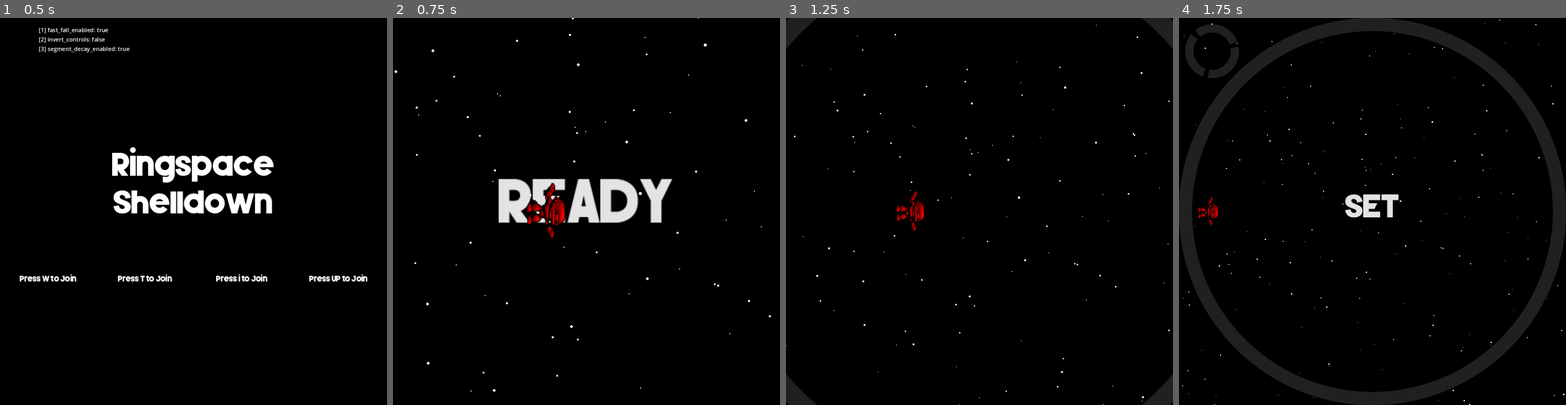
Above: before the commit, frames 1-4 (left to right).
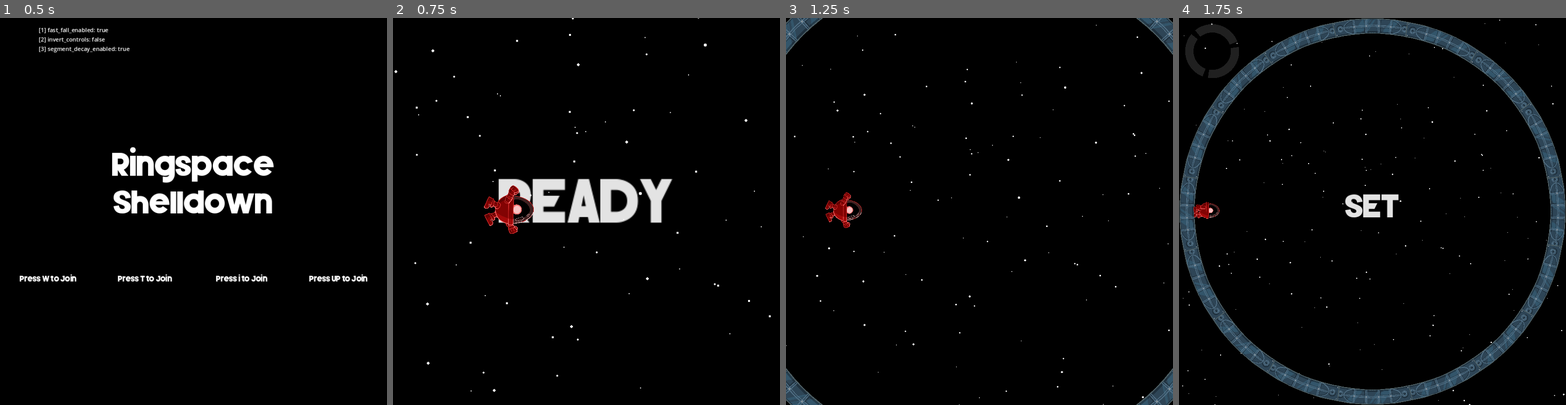
Above: after the commit, the same moments.

Repository: hwacha/ringspace_shelldown
Game: Godot game, scene res://scenes/opening_screen.tscn
Two runs of this game, one before a commit and one after it. Both use one fixed random seed, a clock stepped at 60 frames per second and the inputs below.
Inputs:
- Up to frame 1 (0.5 s): no input
- Up to frame 2 (0.75 s): tap W at 0.5 s; tap Enter (ui_accept) at 0.6 s
- Up to frame 3 (1.25 s): tap Enter (ui_accept) at 0.77, 1.07 s
- Up to frame 4 (1.75 s): tap Enter (ui_accept) at 1.35, 1.52 s

Frame 1 is identical in both runs. In frame 2, 1.4% of the frame differs, in the area x 23-45%, y 42-57%; in frame 3, 2.3%; in frame 4, 13%, in the area x 0-100%, y 0-100%.

Commit message:
add initial custom crust segment

Diff:
--- a/scenes/CrustSegment.tscn
+++ b/scenes/CrustSegment.tscn
@@ -1,7 +1,8 @@
-[gd_scene load_steps=6 format=3 uid="uid://dyffdrfd3y8kk"]
+[gd_scene load_steps=11 format=3 uid="uid://dyffdrfd3y8kk"]
 
 [ext_resource type="Script" path="res://scripts/CrustSegment.gd" id="1"]
 [ext_resource type="Texture2D" uid="uid://be7f25jo1583g" path="res://assets/warning-28-xxl.png" id="2"]
+[ext_resource type="Texture2D" uid="uid://x6vqgqnp57i2" path="res://assets/Ring.png" id="2_kxank"]
 [ext_resource type="AudioStream" uid="uid://jm5c8xsyqmwq" path="res://assets/ring_game_segment_alarm.wav" id="3"]
 
 [sub_resource type="Animation" id="1"]
@@ -10,7 +11,7 @@
 tracks/0/type = "value"
 tracks/0/imported = false
 tracks/0/enabled = true
-tracks/0/path = NodePath("Sprite2D:visible")
+tracks/0/path = NodePath("Warning:visible")
 tracks/0/interp = 1
 tracks/0/loop_wrap = true
 tracks/0/keys = {
@@ -49,7 +50,20 @@
 "segment_destroy": SubResource("1")
 }
 
+[sub_resource type="RectangleShape2D" id="RectangleShape2D_33m3i"]
+size = Vector2(36, 36)
+
+[sub_resource type="RectangleShape2D" id="RectangleShape2D_q8cqb"]
+size = Vector2(36, 36)
+
+[sub_resource type="RectangleShape2D" id="RectangleShape2D_q4qsg"]
+size = Vector2(36, 36)
+
+[sub_resource type="RectangleShape2D" id="RectangleShape2D_gcwqd"]
+size = Vector2(36, 36)
+
 [node name="CrustSegment" type="StaticBody2D"]
+rotation = -1.5708
 script = ExtResource("1")
 is_flash_on = true
 
@@ -58,10 +72,38 @@
 "": SubResource("AnimationLibrary_3l7tr")
 }
 
-[node name="Sprite2D" type="Sprite2D" parent="."]
-position = Vector2(0, -8)
+[node name="Ring" type="Sprite2D" parent="."]
+scale = Vector2(0.1, 0.1)
+texture = ExtResource("2_kxank")
+
+[node name="Warning" type="Sprite2D" parent="."]
+position = Vector2(0, -88)
 scale = Vector2(0.3, 0.298438)
 texture = ExtResource("2")
+
+[node name="CollisionShape2D" type="CollisionShape2D" parent="."]
+position = Vector2(0, 4)
+shape = SubResource("RectangleShape2D_33m3i")
+
+[node name="CollisionShape2D2" type="CollisionShape2D" parent="."]
+position = Vector2(-37, 2)
+rotation = 0.0890118
+shape = SubResource("RectangleShape2D_q8cqb")
+
+[node name="CollisionShape2D3" type="CollisionShape2D" parent="."]
+position = Vector2(-73, -3)
+rotation = 0.176278
+shape = SubResource("RectangleShape2D_q4qsg")
+
+[node name="CollisionShape2D4" type="CollisionShape2D" parent="."]
+position = Vector2(37, 2)
+rotation = -0.0890118
+shape = SubResource("RectangleShape2D_gcwqd")
+
+[node name="CollisionShape2D5" type="CollisionShape2D" parent="."]
+position = Vector2(74, -3)
+rotation = -0.176278
+shape = SubResource("RectangleShape2D_gcwqd")
 
 [node name="Alarm" type="AudioStreamPlayer2D" parent="."]
 stream = ExtResource("3")
--- a/scenes/Player.tscn
+++ b/scenes/Player.tscn
@@ -1,49 +1,20 @@
-[gd_scene load_steps=23 format=3 uid="uid://b43fpm1uymldf"]
+[gd_scene load_steps=18 format=3 uid="uid://b43fpm1uymldf"]
 
 [ext_resource type="Script" path="res://scripts/Player.gd" id="1"]
-[ext_resource type="Texture2D" uid="uid://cg46x5udpdu3b" path="res://assets/daxbotsheet.png" id="2"]
+[ext_resource type="Texture2D" uid="uid://kc104urk51tg" path="res://assets/Idle.PNG" id="2_t2xe0"]
+[ext_resource type="Texture2D" uid="uid://dqa4so3434a6d" path="res://assets/Fall.PNG" id="3_q0uvc"]
 [ext_resource type="Texture2D" uid="uid://bwlrdwotfb8xv" path="res://assets/hero-2-circle.png" id="3_yudyd"]
 [ext_resource type="AudioStream" uid="uid://dm4vxiqb7oit5" path="res://assets/121645028-video-game-jump-sound-effect-1.wav" id="4"]
+[ext_resource type="Texture2D" uid="uid://du423aadqqah3" path="res://assets/Crouch before jump.PNG" id="4_ud4lb"]
 [ext_resource type="AudioStream" uid="uid://grfls847bx6u" path="res://assets/ring_game_death_sound.wav" id="5"]
+[ext_resource type="Texture2D" uid="uid://bmphhqucs0kfu" path="res://assets/Run.PNG" id="5_thlnb"]
 [ext_resource type="AudioStream" uid="uid://bgkhlkm6fuxo4" path="res://assets/ring_game_fast_fall.wav" id="6"]
-
-[sub_resource type="AtlasTexture" id="3"]
-atlas = ExtResource("2")
-region = Rect2(0, 4, 64, 67)
-
-[sub_resource type="AtlasTexture" id="4"]
-atlas = ExtResource("2")
-region = Rect2(192, 138, 64, 67)
-
-[sub_resource type="AtlasTexture" id="5"]
-atlas = ExtResource("2")
-region = Rect2(0, 4, 64, 67)
-
-[sub_resource type="AtlasTexture" id="6"]
-atlas = ExtResource("2")
-region = Rect2(64, 138, 64, 67)
-
-[sub_resource type="AtlasTexture" id="7"]
-atlas = ExtResource("2")
-region = Rect2(128, 138, 64, 67)
-
-[sub_resource type="AtlasTexture" id="9"]
-atlas = ExtResource("2")
-region = Rect2(64, 71, 64, 67)
-
-[sub_resource type="AtlasTexture" id="10"]
-atlas = ExtResource("2")
-region = Rect2(128, 71, 64, 67)
-
-[sub_resource type="AtlasTexture" id="11"]
-atlas = ExtResource("2")
-region = Rect2(192, 71, 64, 67)
 
 [sub_resource type="SpriteFrames" id="12"]
 animations = [{
 "frames": [{
 "duration": 1.0,
-"texture": SubResource("3")
+"texture": ExtResource("2_t2xe0")
 }],
 "loop": true,
 "name": &"default",
@@ -51,7 +22,7 @@
 }, {
 "frames": [{
 "duration": 1.0,
-"texture": SubResource("4")
+"texture": ExtResource("3_q0uvc")
 }],
 "loop": true,
 "name": &"falling",
@@ -59,30 +30,15 @@
 }, {
 "frames": [{
 "duration": 1.0,
-"texture": SubResource("5")
-}, {
-"duration": 1.0,
-"texture": SubResource("6")
-}, {
-"duration": 1.0,
-"texture": SubResource("7")
+"texture": ExtResource("4_ud4lb")
 }],
-"loop": true,
+"loop": false,
 "name": &"jumping",
-"speed": 20.0
+"speed": 5.0
 }, {
 "frames": [{
 "duration": 1.0,
-"texture": SubResource("9")
-}, {
-"duration": 1.0,
-"texture": SubResource("10")
-}, {
-"duration": 1.0,
-"texture": SubResource("11")
-}, {
-"duration": 1.0,
-"texture": SubResource("10")
+"texture": ExtResource("5_thlnb")
 }],
 "loop": true,
 "name": &"running",
@@ -90,13 +46,13 @@
 }]
 
 [sub_resource type="RectangleShape2D" id="18"]
-size = Vector2(17.9533, 56.0345)
+size = Vector2(30.754, 71.639)
 
-[sub_resource type="RectangleShape2D" id="2"]
-size = Vector2(19.7487, 10.5)
+[sub_resource type="RectangleShape2D" id="RectangleShape2D_p7vnx"]
+size = Vector2(42.659, 15.377)
 
 [sub_resource type="CircleShape2D" id="13"]
-radius = 13.7642
+radius = 19.0
 
 [sub_resource type="Curve" id="Curve_nrnvk"]
 _data = [Vector2(0, 0.0282052), 0.0, 0.0, 0, 0, Vector2(1, 0), 0.0, 0.0, 0, 0]
@@ -114,21 +70,22 @@
 scale_curve = SubResource("CurveTexture_b8w18")
 
 [sub_resource type="CapsuleShape2D" id="19"]
-radius = 11.9689
-height = 56.0345
+radius = 20.0
+height = 72.0
 
 [node name="Player" type="CharacterBody2D"]
 z_index = 3
-position = Vector2(500, 597)
-scale = Vector2(1.671, 0.928)
+position = Vector2(540, 540)
 collision_layer = 2
 script = ExtResource("1")
 
 [node name="AnimatedSprite2D" type="AnimatedSprite2D" parent="."]
+scale = Vector2(0.056, 0.056)
 sprite_frames = SubResource("12")
+animation = &"jumping"
 
-[node name="CollisionShape2D" type="CollisionShape2D" parent="."]
-position = Vector2(0.59845, -4.31036)
+[node name="CollisionShapeForGround" type="CollisionShape2D" parent="."]
+position = Vector2(-1, 0.180481)
 shape = SubResource("18")
 
 [node name="HitBox" type="Area2D" parent="."]
@@ -137,8 +94,8 @@
 collision_mask = 4
 
 [node name="CollisionShape2D" type="CollisionShape2D" parent="HitBox"]
-position = Vector2(1.49612, 5.38794)
-shape = SubResource("2")
+position = Vector2(-1, 6.4483)
+shape = SubResource("RectangleShape2D_p7vnx")
 
 [node name="HurtBox" type="Area2D" parent="."]
 position = Vector2(0, -20)
@@ -146,12 +103,11 @@
 collision_mask = 8
 
 [node name="CollisionShape2D" type="CollisionShape2D" parent="HurtBox"]
-position = Vector2(0, 0.603516)
+position = Vector2(-2, 2)
 shape = SubResource("13")
 
 [node name="DeathParticles" type="GPUParticles2D" parent="."]
 position = Vector2(0.59845, -18.319)
-scale = Vector2(0.598, 1.078)
 emitting = false
 amount = 100
 process_material = SubResource("ParticleProcessMaterial_xcvbt")
@@ -167,7 +123,7 @@
 collision_mask = 16
 
 [node name="CollisionShape2D" type="CollisionShape2D" parent="Overlap"]
-position = Vector2(-1.19687, -4.31036)
+position = Vector2(-1.99997, 1)
 shape = SubResource("19")
 
 [node name="Jump" type="AudioStreamPlayer2D" parent="."]
@@ -181,6 +137,7 @@
 stream = ExtResource("6")
 volume_db = -18.0
 
+[connection signal="animation_finished" from="AnimatedSprite2D" to="." method="_on_animated_sprite_2d_animation_finished"]
 [connection signal="area_entered" from="HurtBox" to="." method="_on_HurtBox_area_entered"]
 [connection signal="timeout" from="DeathTimer" to="." method="_on_DeathTimer_timeout"]
 [connection signal="area_entered" from="Overlap" to="." method="_on_Overlap_area_entered"]
--- a/scenes/main.tscn
+++ b/scenes/main.tscn
@@ -150,7 +150,7 @@
 script = ExtResource("5")
 
 [node name="CrustDecay" type="Timer" parent="."]
-wait_time = 51.285
+wait_time = 41.171
 one_shot = true
 
 [node name="Round Beep" type="AudioStreamPlayer" parent="."]
--- a/scripts/CrustSegment.gd
+++ b/scripts/CrustSegment.gd
@@ -3,47 +3,21 @@
 @export var arc_resolution: int = 100
 
 # received fields
-var midpoint_radius
-var crust_size
-var num_segments : set = set_num_segments
-var colliders_per_segment : set = set_colliders_per_segment
-var arc_index : set = set_arc_index
-
-# derived fields
-var arc_angle
+var colliders_per_segment
+var arc_index
 
 # for warning animation
 @export var is_flash_on: bool: set = set_flash
 
-func set_num_segments(new_num_segments):
-	num_segments = new_num_segments
-	arc_angle = 2 * PI / num_segments
-
 func set_arc_index(new_arc_index):
 	arc_index = new_arc_index
-	var theta = (PI/16) + arc_angle * (arc_index + 0.5)
-	$Sprite2D.rotate(theta - PI/2)
-	$Sprite2D.transform.origin = midpoint_radius * 0.8 * Vector2(cos(theta), sin(theta))
 
 func set_flash(new_is_flash_on):
 	is_flash_on = new_is_flash_on
-	queue_redraw()
-
-func set_colliders_per_segment(new_colliders_per_segment):
-	colliders_per_segment = new_colliders_per_segment
 
 func _ready():
 	is_flash_on = false
-	$Sprite2D.visible = false
-
-func _draw():
-	var color = Color(0.125, 0.125, 0.125, 1)
-	if is_flash_on:
-		color = Color(1, 0.7, 0.3, 1)
-	draw_arc(Vector2(0, 0), \
-		midpoint_radius, arc_index * arc_angle + (PI/16), \
-		(arc_index + 1) * arc_angle + (PI/16), arc_resolution,\
-		color, crust_size, true)
+	$Warning.visible = false
 
 func destroy():
 	$AnimationPlayer.play("segment_destroy")
--- a/scripts/Player.gd
+++ b/scripts/Player.gd
@@ -17,6 +17,7 @@
 var surface_to_centroid_squared
 
 @onready var anim = $AnimatedSprite2D
+var jump_animation_ongoing = false
 
 var fast_falling = false: set = set_fast_falling
 var dead = false
@@ -30,8 +31,8 @@
 	surface_to_centroid_squared = surface_to_centroid * surface_to_centroid
 
 	transform.origin = centroid + \
-	(Vector2(cos(starting_theta) * crust.screen_size.x / 20, \
-		sin(starting_theta) * crust.screen_size.y / 20))
+	(Vector2(cos(starting_theta) * crust.screen_size.x / 10, \
+		sin(starting_theta) * crust.screen_size.y / 10))
 
 	anim.play()
 
@@ -39,6 +40,7 @@
 	perp_velocity = Vector2(0, 0)
 	var ps = perp_speed
 	var grounded = self.is_on_floor()
+
 	if grounded:
 		ps *= 15
 		set_fast_falling(false)
@@ -58,8 +60,6 @@
 	var cw_xor_ccw = move_clockwise or move_counterclockwise
 	cw_xor_ccw = cw_xor_ccw and not (move_clockwise and move_counterclockwise)
 
-	var jump_animation_ongoing = anim.animation == "jumping" and anim.get_frame() < 2
-
 	if cw_xor_ccw:
 		if move_clockwise and not Players.lock_action:
 			perp_velocity += diff.rotated(PI / 2).normalized() * ps
@@ -76,11 +76,12 @@
 		if grounded:
 			anim.set_animation("default")
 		elif not jump_animation_ongoing:
-				anim.set_animation("falling")
+			anim.set_animation("falling")
 
 	if jump and grounded and not Players.lock_action:
 		norm_velocity += -diff * jump_impulse
 		anim.set_animation("jumping")
+		jump_animation_ongoing = false
 		$Jump.play()
 
 	if not grounded and fast_fall and not Players.lock_action:
@@ -145,7 +146,7 @@
 	Players.player_killed(self.id)
 	norm_velocity = Vector2(0, 0)
 	$AnimatedSprite2D.hide()
-	$CollisionShape2D.set_deferred("disabled", true)
+	$CollisionShapeForGround.set_deferred("disabled", true)
 	$HitBox.set_deferred("monitoring", false)
 	$HurtBox.set_deferred("monitorable", false)
 	# death animation
@@ -169,3 +170,7 @@
 	ontop_of.erase(other)
 	if ontop_of == []:
 		self.modulate.a = 1
+
+func _on_animated_sprite_2d_animation_finished():
+	if anim.animation == "jump":
+		jump_animation_ongoing = false
--- a/scripts/Players.gd
+++ b/scripts/Players.gd
@@ -72,7 +72,7 @@
 		var player_scene = load("res://scenes/Player.tscn")
 		var player_instance = player_scene.instantiate()
 		player_instance.id = int(x)
-		player_instance.modulate = player_colors[x - 1]
+		player_instance.get_node("DeathParticles").modulate = player_colors[x - 1]
 		player_instance.starting_theta = ((2 * PI * i / starting_ids.size()) + PI)
 		i += 1
 
--- a/scripts/crust.gd
+++ b/scripts/crust.gd
@@ -1,8 +1,7 @@
 extends Node2D
 
 @export var num_segments: int = 16
-@export var colliders_per_segment: int = 5
-@export var crust_ratio: float = 1.0 / 15 # 1 is the length of the screen
+var crust_ratio: float = 1.0 / 10 # 1 is the length of the screen
 
 var screen_size
 
@@ -34,9 +33,6 @@
 
 	var segment_d_theta = 2 * PI / num_segments
 
-	var num_colliders = num_segments * colliders_per_segment
-	var collider_d_theta = segment_d_theta / colliders_per_segment
-
 	var crust_segment_scene = load("res://scenes/CrustSegment.tscn")
 
 	var anim = get_node("../Camera2D/AnimationPlayer")
@@ -44,27 +40,13 @@
 
 	for i in range(num_segments):
 		var crust_segment = crust_segment_scene.instantiate()
+		crust_segment.arc_index = i
 		crust_segment.set_name("segment_" + str(i))
-		crust_segment.midpoint_radius = midpoint_radius
-		crust_segment.crust_size = crust_size
-		crust_segment.num_segments = num_segments
-		crust_segment.colliders_per_segment = colliders_per_segment
-		crust_segment.arc_index = i
+
 		var crust_segment_theta = i * segment_d_theta
 
-		for j in range(colliders_per_segment):
-			var cord = RectangleShape2D.new()
-			cord.size = Vector2(PI * 2 * midpoint_radius / num_colliders, crust_size)
-			var collider = CollisionShape2D.new()
-			collider.shape = cord
-
-			var collider_theta = PI/16 + PI/80 + (i * colliders_per_segment + j) * collider_d_theta
-
-			collider.rotation = collider_theta + (PI / 2)
-			collider.transform.origin = midpoint_radius * Vector2(cos(collider_theta), sin(collider_theta))
-
-			crust_segment.add_child(collider)
-
+		crust_segment.transform.origin = midpoint_radius * Vector2(cos(crust_segment_theta), sin(crust_segment_theta))
+		crust_segment.rotation += crust_segment_theta
 		self.add_child(crust_segment)
 
 	rng = RandomNumberGenerator.new()
Binary file added: assets/Crouch before jump.PNG
Not shown, added: assets/Crouch before jump.PNG.import
Binary file added: assets/Fall.PNG
Not shown, added: assets/Fall.PNG.import
Binary file added: assets/Idle.PNG
Not shown, added: assets/Idle.PNG.import
Binary file added: assets/Ring.png
Not shown, added: assets/Ring.png.import
Binary file added: assets/Run.PNG
Not shown, added: assets/Run.PNG.import
